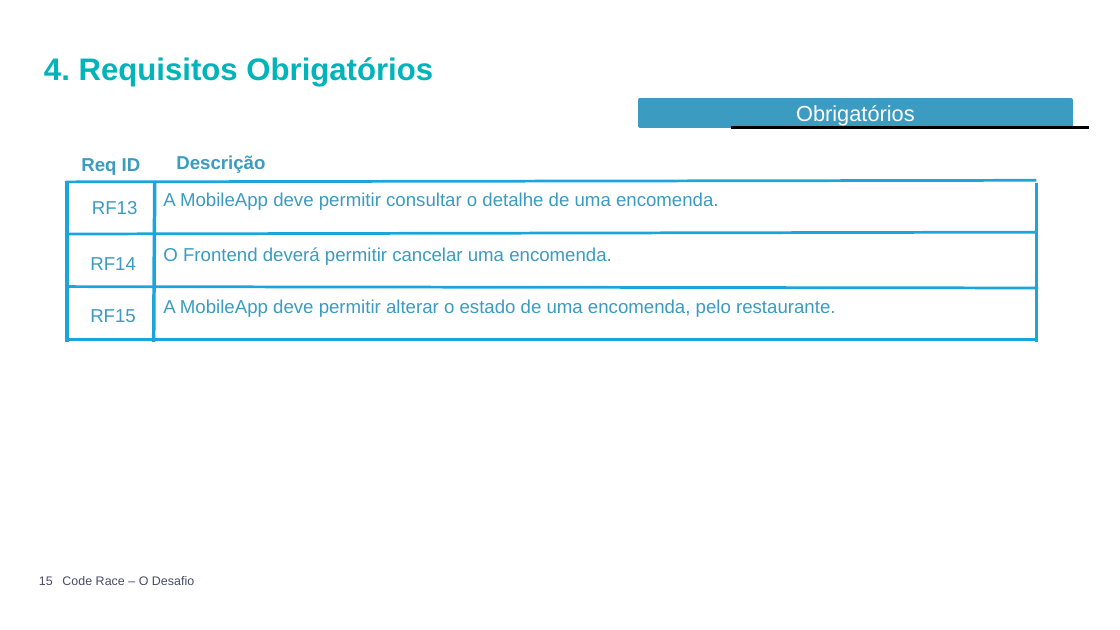
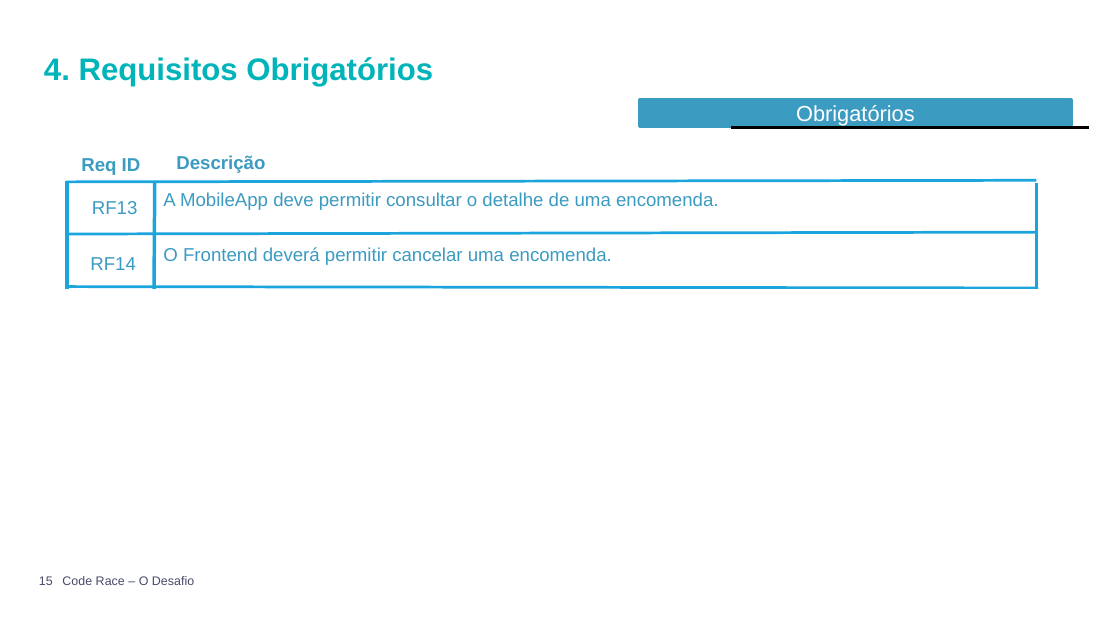
Before and after one commit to Hackathon-Altran/Docs, a slide deck: slide 15 of Challenge Presentation.PPTX. Drawn at 1120x630 pixels with LibreOffice and Linux fonts; fonts in the diff are those of the drawing; background and template pictures are left out. Boxes give left, top, right and bottom in pixels: in the first picture for what was removed or moved away, otherwise in the second. Text is boxed around its words. In the diff, an @@ line names an element or a change of style, - is before the commit and + after.

```diff
--- a/Challenge Presentation.PPTX
+++ b/Challenge Presentation.PPTX
@@ rectangle: place and size @@
-rectangle at [22, 343, 1099, 526]
+rectangle at [2, 291, 1079, 519]
@@ text removed at [163, 299, 835, 317] @@
-A MobileApp deve permitir alterar o estado de uma encomenda, pelo restaurante.
@@ text removed at [90, 309, 136, 322] @@
-RF15
@@ line removed from (66, 339) to (1036, 339) @@
```
Also in this commit, not shown: 2 other slides changed, 3 other files.
